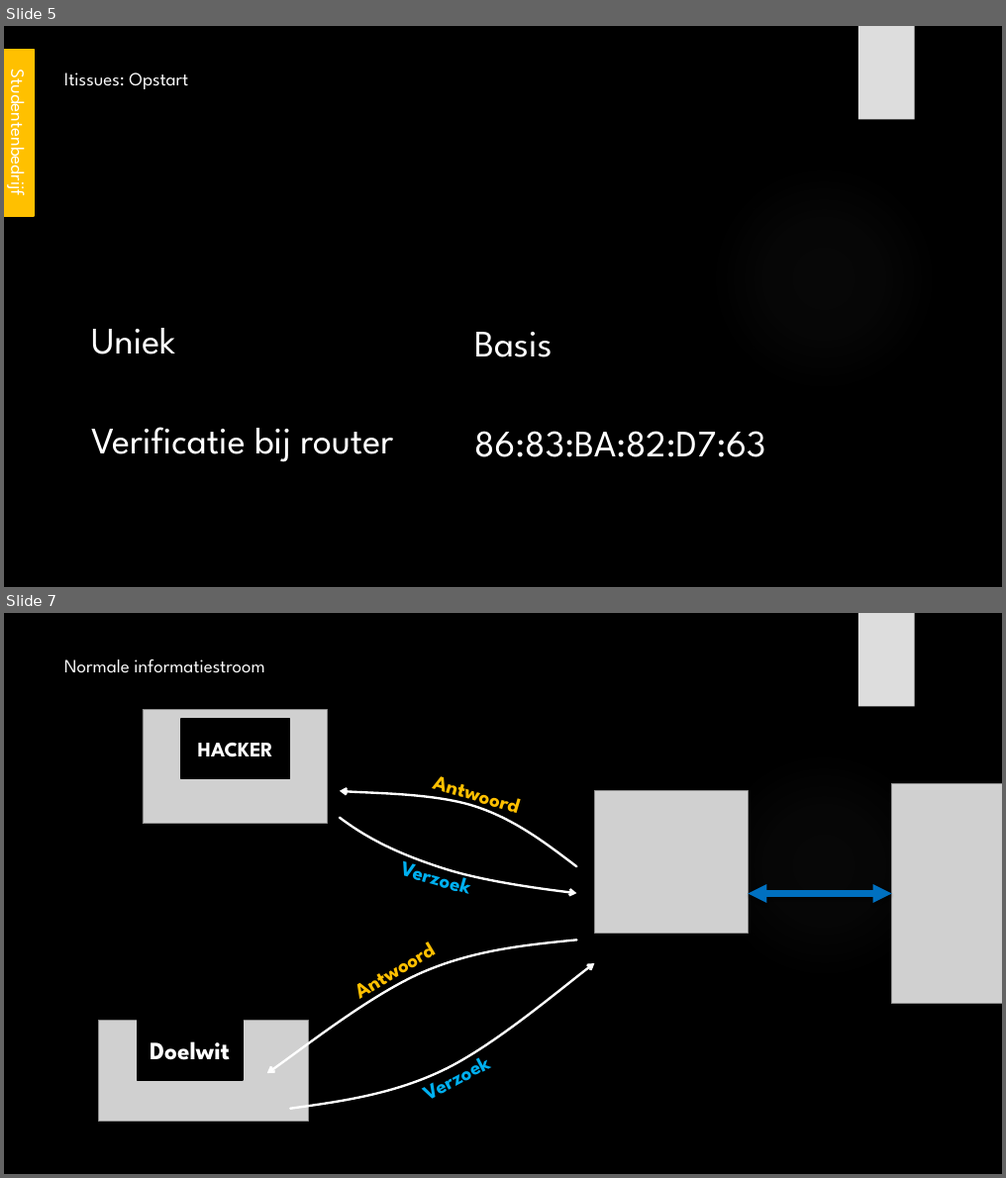
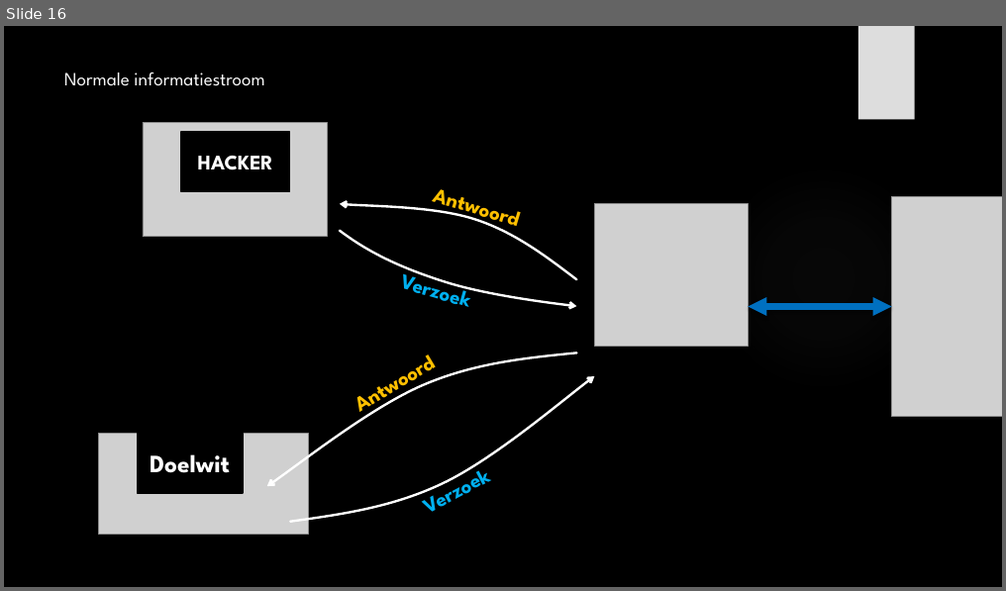
Before and after one commit to its-3ncrypt/Led_Cube_arduino, a slide deck: _Administratie/Presentatie GIP.pptx. Shown one above the other, each under a label of ours: slides 5 and 7 before the commit, slide 16 after it; the slides between them are not shown. The pictures are 1006x1178 and 1006x591 pixels, drawn with LibreOffice and Linux fonts; fonts in the diff are those of the drawing; grey boxes stand for pictures; background and template pictures are left out. Boxes give left, top, right and bottom in pixels: in the first picture for what was removed or moved away, otherwise in the second. Text is boxed around its words. In the diff, an @@ line names an element or a change of style, - is before the commit and + after.

```diff
--- a/_Administratie/Presentatie GIP.pptx
+++ b/_Administratie/Presentatie GIP.pptx
@@ slide 5 removed at [4, 26, 1002, 587], background picture (left out); not listed: 2 template elements that a slide beside it also shows @@
@@ rectangle removed at [4, 50, 34, 216] @@
-Studentenbedrijf
@@ title removed at [64, 73, 188, 89] @@
-Itissues: Opstart
@@ text removed at [91, 328, 393, 463] @@
-Uniek
-Verificatie bij router
@@ text removed at [474, 332, 766, 458] @@
-Basis
-86:83:BA:82:D7:63
@@ what was slide 7 is now slide 16 @@
```
Also in this commit, not shown: 3 slides changed, 12 slides added, 2 other slides removed.
